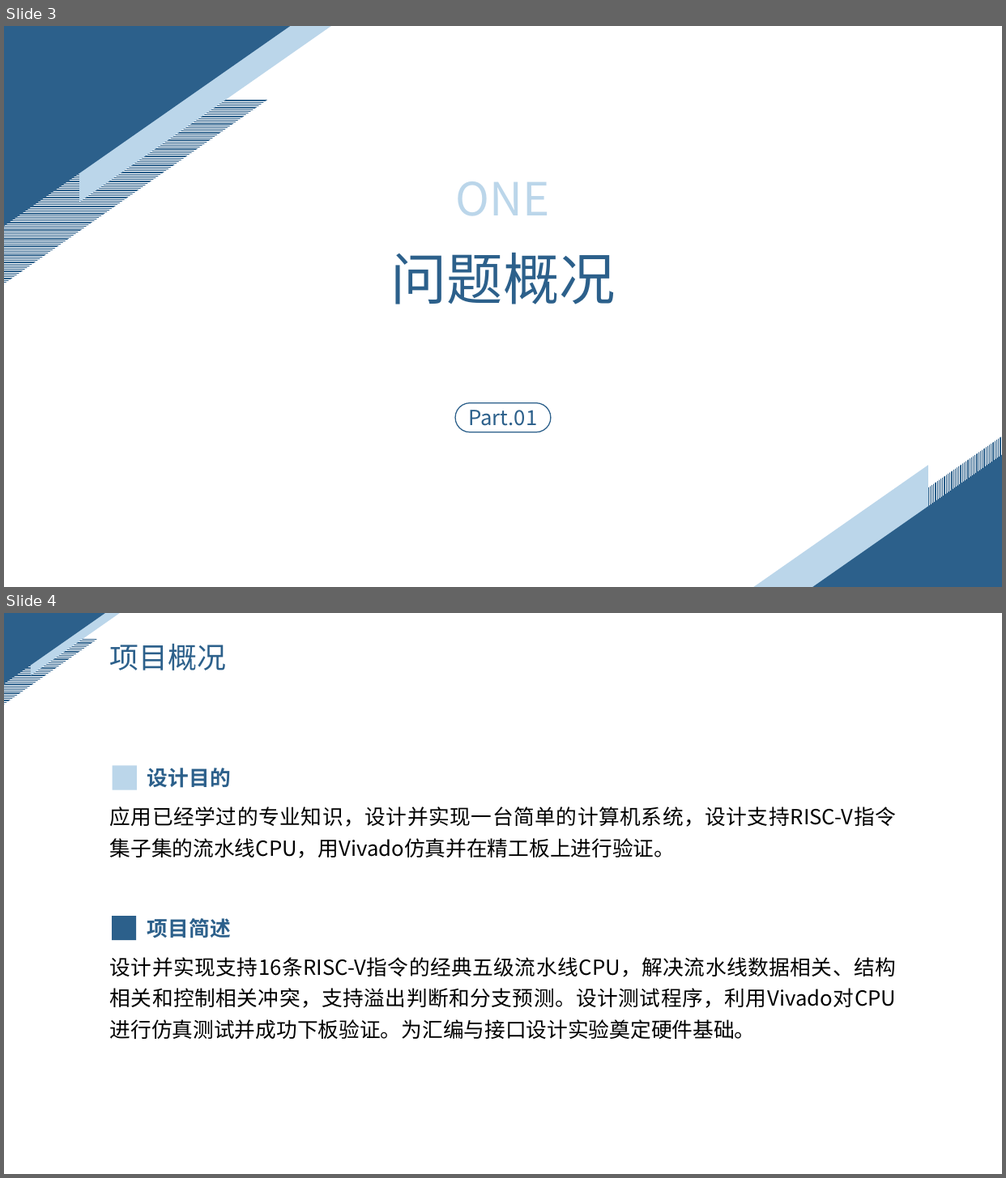
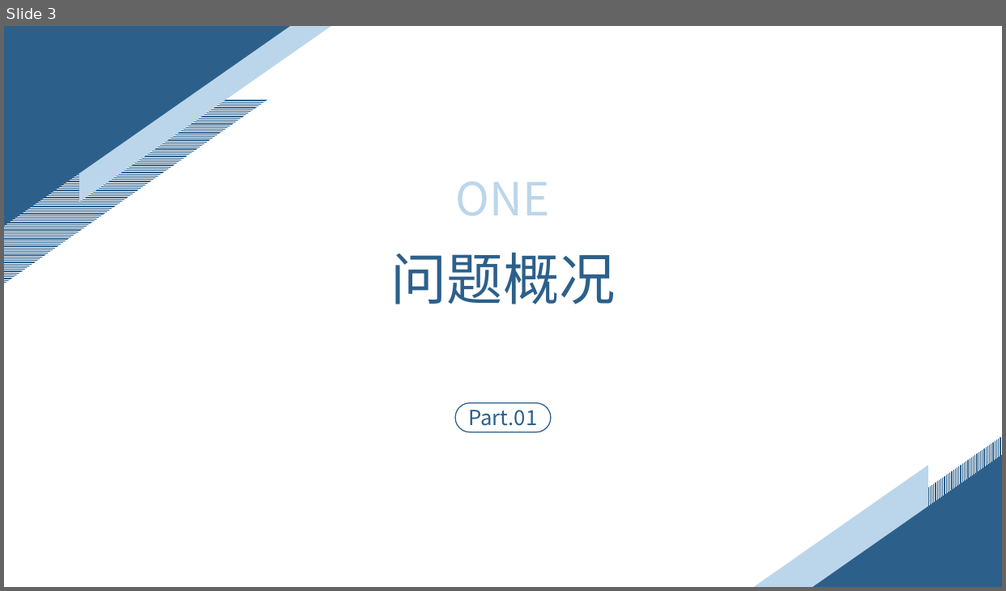
Before and after one commit to ZhangYHe/BIT-2023-ZYGC, a slide deck: doc/问题陈述.pptx. Shown one above the other, each under a label of ours: slides 3 and 4 before the commit, slide 3 after it. The pictures are 1006x1178 and 1006x591 pixels, drawn with LibreOffice and Linux fonts; fonts in the diff are those of the drawing. Boxes give left, top, right and bottom in pixels: in the first picture for what was removed or moved away, otherwise in the second. Text is boxed around its words. In the diff, an @@ line names an element or a change of style, - is before the commit and + after.

```diff
--- a/doc/问题陈述.pptx
+++ b/doc/问题陈述.pptx
@@ slide 4 removed at (4, 613, 1002, 1174), background #FFFFFF @@
@@ right triangle removed at (4, 613, 105, 684) @@
@@ right triangle removed at (31, 613, 120, 675) @@
@@ right triangle removed at (4, 639, 98, 705) @@
@@ text removed at (110, 644, 227, 671) @@
-项目概况
@@ rectangle removed at (113, 766, 138, 790) @@
@@ text removed at (147, 768, 231, 788) @@
-设计目的
@@ text removed at (110, 807, 896, 858) @@
-应用已经学过的专业知识，设计并实现一台简单的计算机系统，设计支持RISC-V指令集子集的流水线CPU，用Vivado仿真并在精工板上进行验证。
@@ rectangle removed at (112, 916, 137, 941) @@
@@ text removed at (147, 918, 231, 939) @@
-项目简述
@@ text removed at (110, 957, 896, 1039) @@
-设计并实现支持16条RISC-V指令的经典五级流水线CPU，解决流水线数据相关、结构相关和控制相关冲突，支持溢出判断和分支预测。设计测试程序，利用Vivado对CPU进行仿真测试并成功下板验证。为汇编与接口设计实验奠定硬件基础。
```
Also in this commit, not shown: 1 slide changed, 10 slides added, 1 other slide removed.
